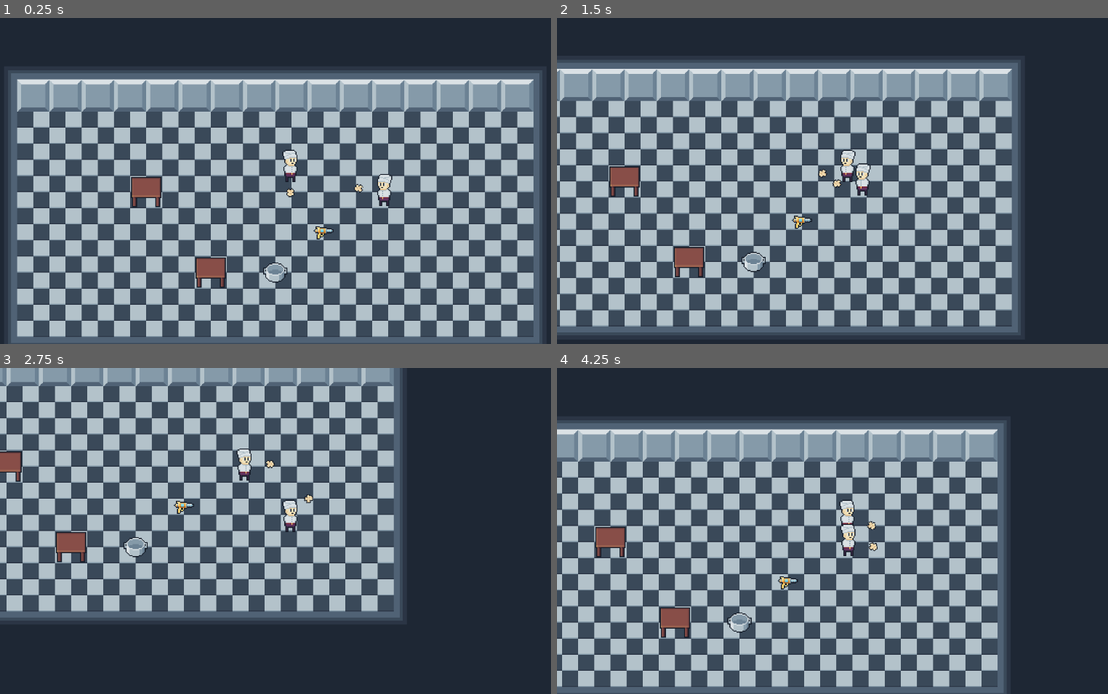
Above: before the commit, frames 1-4 (two rows, left to right).
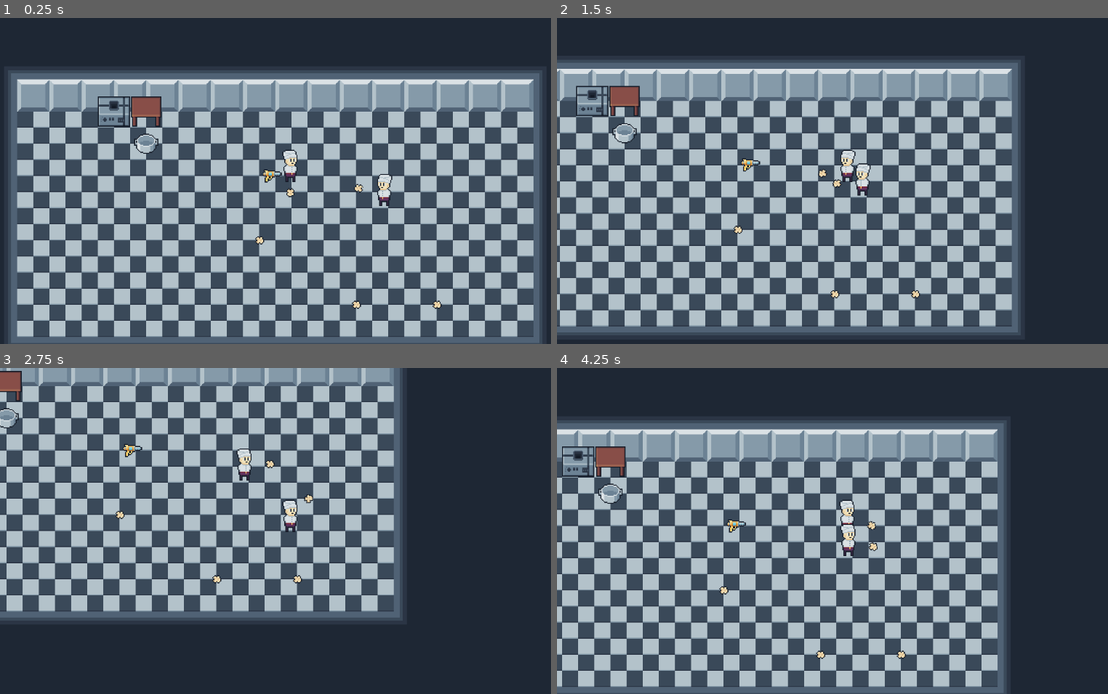
Above: after the commit, the same moments.

Repository: nonamecorn/romancce_macabre
Game: Godot game, scene res://game.tscn
Same seed, same stepped clock (60 frames per second), same inputs: the game is played once before the commit and once after it. The engine's default icon, where the game draws it, is replaced by a stand-in: a white triangle on a blue panel in a dark square.
Inputs (mouse positions are in pixels of both pictures, inside the frame that each line leads up to):
- Up to frame 1 (0.25 s): no input
- Up to frame 2 (1.5 s): tap Enter at 0.5 s; move the mouse to (975, 164) at 0.52 s; hold D (p1_right) 0.53-1.28 s; click (975, 164) at 0.6 s; move the mouse to (733, 197) at 1.27 s; hold S (p1_down) from 1.28 s (still down); click (733, 197) at 1.35 s
- Up to frame 3 (2.75 s): move the mouse to (347, 459) at 2.02 s; release S (p1_down) at 2.03 s; hold D (p1_right) from 2.03 s (still down); right-click (347, 459) at 2.1 s; click (347, 459) at 2.3 s
- Up to frame 4 (4.25 s): move the mouse to (815, 596) at 2.77 s; release D (p1_right) at 2.78 s; hold W (p1_up) 2.78-3.53 s; click (815, 596) at 2.85 s; move the mouse to (1019, 579) at 3.52 s; hold A (p1_left) from 3.53 s (still down); click (1019, 579) at 3.6 s

The runs differ from the first frame. In frame 1, 2.3% of the frame differs, in the area x 17-81%, y 24-90%; in frame 2, 2.3%; in frame 3, 1.6%; in frame 4, 2.3%.

Commit message:
cooking and visual polishing

Diff:
--- a/lvls/map.tscn
+++ b/lvls/map.tscn
@@ -6,7 +6,10 @@
 [ext_resource type="Texture2D" uid="uid://db6ua4a5ndb2t" path="res://img/levels/WallTileSet.png" id="5_04hbb"]
 [ext_resource type="PackedScene" uid="uid://ddov8nv6ibh26" path="res://obj/guns/blaster.tscn" id="5_adog3"]
 [ext_resource type="PackedScene" uid="uid://cwcanfharflmw" path="res://obj/furniture/table.tscn" id="6_04hbb"]
-[ext_resource type="PackedScene" uid="uid://cro5ey07r4fn1" path="res://obj/components/bodies/mother_container.tscn" id="7_b4fcx"]
+[ext_resource type="PackedScene" uid="uid://c737yq40enb7n" path="res://obj/entity/ingredient.tscn" id="8_t03gw"]
+[ext_resource type="Resource" uid="uid://xo8vrqsfle77" path="res://res/ingredients/popcorn.tres" id="9_x02vt"]
+[ext_resource type="PackedScene" uid="uid://dehjv4ikg52cs" path="res://obj/furniture/stove.tscn" id="10_plxmq"]
+[ext_resource type="PackedScene" uid="uid://bkrh617ywrwoe" path="res://obj/containers/pot.tscn" id="10_x02vt"]
 
 [sub_resource type="TileSetAtlasSource" id="TileSetAtlasSource_b4fcx"]
 texture = ExtResource("5_04hbb")
@@ -97,7 +100,8 @@
 
 [sub_resource type="TileSet" id="TileSet_t03gw"]
 tile_size = Vector2i(32, 32)
-physics_layer_0/collision_layer = 1
+physics_layer_0/collision_layer = 9
+physics_layer_0/collision_mask = 9
 terrain_set_0/mode = 1
 terrain_set_0/terrain_0/name = "floor"
 terrain_set_0/terrain_0/color = Color(0.29546833, 0.123340644, 0.11778312, 1)
@@ -129,15 +133,26 @@
 position = Vector2(364, 157)
 moveset = ExtResource("3_pbpib")
 
-[node name="blaster" parent="." instance=ExtResource("5_adog3")]
-z_index = 0
-position = Vector2(304, 184)
+[node name="blaster" parent="." groups=["pickable"] instance=ExtResource("5_adog3")]
+position = Vector2(256, 128)
+
+[node name="corn" parent="." groups=["pickable"] instance=ExtResource("8_t03gw")]
+position = Vector2(240, 192)
+res = ExtResource("9_x02vt")
+
+[node name="corn2" parent="." groups=["pickable"] instance=ExtResource("8_t03gw")]
+position = Vector2(336, 256)
+res = ExtResource("9_x02vt")
+
+[node name="corn3" parent="." groups=["pickable"] instance=ExtResource("8_t03gw")]
+position = Vector2(416, 256)
+res = ExtResource("9_x02vt")
+
+[node name="pot" parent="." groups=["pickable"] instance=ExtResource("10_x02vt")]
+position = Vector2(128, 96)
+
+[node name="stove" parent="." instance=ExtResource("10_plxmq")]
+position = Vector2(96, 80)
 
 [node name="table" parent="." instance=ExtResource("6_04hbb")]
-position = Vector2(128, 144)
-
-[node name="table2" parent="." instance=ExtResource("6_04hbb")]
-position = Vector2(192, 224)
-
-[node name="mother_container" parent="." instance=ExtResource("7_b4fcx")]
-position = Vector2(256, 224)
+position = Vector2(128, 80)
--- a/obj/components/bodies/mother_container.gd
+++ b/obj/components/bodies/mother_container.gd
@@ -1,7 +1,11 @@
 extends Item
 
-var items : Array = []
+class_name IngredientContainer
+
+var ingredients : Array[IngredientRes] = []
 var throw_force := 1000.0
+
+signal ingredients_changed
 
 func _ready() -> void:
 	in_hand.connect(disable)
@@ -13,22 +17,27 @@
 func enable():
 	$input/CollisionShape2D.set_deferred("disabled", false)
 
-func _on_input_body_entered(body: Node2D) -> void:
+func _on_input_area_entered(area: Node2D) -> void:
+	var body = area.get_parent()
 	if body == self: return
-	if body is Item:
+	if body is Ingredient:
 		call_deferred("attach", body)
 
-func attach(body : Item):
-	items.append(body.scene_file_path)
+func attach(body : Ingredient):
+	if body.get_parent().name == "Item": return
+	ingredients.append(body.res)
 	body.queue_free()
+	ingredients_changed.emit()
 
 func use():
-	for item in items:
+	for item in ingredients:
 		call_deferred("throw", item)
+	ingredients_changed.emit()
 
 func throw(item):
-	items.erase(item)
-	var item_inst : Item = load(item).instantiate()
+	ingredients.erase(item)
+	var item_inst : Item = preload("res://obj/entity/ingredient.tscn").instantiate()
+	item_inst.res = item
 	item_inst.global_position = global_position + Vector2.RIGHT.rotated(global_rotation) * 32
 	Main.current_level.add_child(item_inst)
 	item_inst.apply_impulse(Vector2.RIGHT.rotated(global_rotation) * throw_force)
--- a/obj/components/bodies/mother_container.tscn
+++ b/obj/components/bodies/mother_container.tscn
@@ -1,29 +1,41 @@
-[gd_scene load_steps=6 format=3 uid="uid://cro5ey07r4fn1"]
+[gd_scene load_steps=7 format=3 uid="uid://cro5ey07r4fn1"]
 
 [ext_resource type="PackedScene" uid="uid://d4fp7qb4kb8ll" path="res://obj/components/bodies/mother_item.tscn" id="1_5ngv6"]
 [ext_resource type="Script" uid="uid://1y8sq5c8rcog" path="res://obj/components/bodies/mother_container.gd" id="2_2w4cw"]
 [ext_resource type="Texture2D" uid="uid://bk6o06e7lcv3p" path="res://img/items/pot.png" id="3_0eeku"]
 
+[sub_resource type="CircleShape2D" id="CircleShape2D_ogf5k"]
+radius = 14.035668
+
 [sub_resource type="CircleShape2D" id="CircleShape2D_0eeku"]
 radius = 11.0
 
-[sub_resource type="RectangleShape2D" id="RectangleShape2D_5ngv6"]
-size = Vector2(38, 39)
+[sub_resource type="CircleShape2D" id="CircleShape2D_y8y1w"]
+radius = 13.038404
 
 [node name="mother_container" instance=ExtResource("1_5ngv6")]
 script = ExtResource("2_2w4cw")
 
-[node name="CollisionShape2D" parent="." index="0"]
+[node name="input" type="Area2D" parent="." index="0"]
+collision_layer = 0
+collision_mask = 8
+monitorable = false
+
+[node name="CollisionShape2D" type="CollisionShape2D" parent="input" index="0"]
+shape = SubResource("CircleShape2D_ogf5k")
+debug_color = Color(0.75803703, 0.4100939, 0.524701, 0.41960785)
+
+[node name="CollisionShape2D" parent="." index="1"]
 shape = SubResource("CircleShape2D_0eeku")
 
-[node name="Sprite2D" parent="." index="1"]
+[node name="Sprite2D" parent="." index="2"]
 texture = ExtResource("3_0eeku")
 
-[node name="input" type="Area2D" parent="." index="2"]
-collision_layer = 0
-collision_mask = 2
+[node name="Pickable_Area" parent="." index="3"]
+monitoring = false
 
-[node name="CollisionShape2D" type="CollisionShape2D" parent="input" index="0"]
-shape = SubResource("RectangleShape2D_5ngv6")
+[node name="CollisionShape2D" parent="Pickable_Area" index="0"]
+shape = SubResource("CircleShape2D_y8y1w")
+debug_color = Color(0.36464438, 0.6109761, 0.25006577, 0.41960785)
 
-[connection signal="body_entered" from="input" to="." method="_on_input_body_entered"]
+[connection signal="area_entered" from="input" to="." method="_on_input_area_entered"]
--- a/obj/components/bodies/mother_item.tscn
+++ b/obj/components/bodies/mother_item.tscn
@@ -2,8 +2,9 @@
 
 [ext_resource type="Script" uid="uid://b3jqesmvmltlr" path="res://obj/components/bodies/mother_item.gd" id="1_ulkpw"]
 
-[node name="mother_item" type="RigidBody2D" groups=["pickable"]]
+[node name="mother_item" type="RigidBody2D"]
 z_index = 1
+y_sort_enabled = true
 collision_layer = 2
 collision_mask = 3
 gravity_scale = 0.0
@@ -14,3 +15,9 @@
 [node name="CollisionShape2D" type="CollisionShape2D" parent="."]
 
 [node name="Sprite2D" type="Sprite2D" parent="."]
+
+[node name="Pickable_Area" type="Area2D" parent="." groups=["pickable"]]
+collision_layer = 8
+collision_mask = 0
+
+[node name="CollisionShape2D" type="CollisionShape2D" parent="Pickable_Area"]
--- a/obj/components/gunplay/mother_gun.tscn
+++ b/obj/components/gunplay/mother_gun.tscn
@@ -1,10 +1,13 @@
-[gd_scene load_steps=5 format=3 uid="uid://c10xvkfaxkmt4"]
+[gd_scene load_steps=6 format=3 uid="uid://c10xvkfaxkmt4"]
 
 [ext_resource type="PackedScene" uid="uid://d4fp7qb4kb8ll" path="res://obj/components/bodies/mother_item.tscn" id="1_tkfm0"]
 [ext_resource type="Script" uid="uid://c4v6wrnlrpym5" path="res://obj/components/gunplay/mother_gun.gd" id="2_i8erx"]
 [ext_resource type="PackedScene" uid="uid://bs1w6vvok7e7h" path="res://obj/components/gunplay/bang.tscn" id="2_su81a"]
 
 [sub_resource type="CircleShape2D" id="CircleShape2D_0g8w6"]
+
+[sub_resource type="CircleShape2D" id="CircleShape2D_h1nqt"]
+radius = 11.0
 
 [node name="mother_gun" instance=ExtResource("1_tkfm0")]
 script = ExtResource("2_i8erx")
@@ -41,5 +44,9 @@
 [node name="ejector" type="Marker2D" parent="." index="8"]
 gizmo_extents = 5.0
 
+[node name="CollisionShape2D" parent="Pickable_Area" index="0"]
+shape = SubResource("CircleShape2D_h1nqt")
+debug_color = Color(0.4529546, 0.5821412, 0.35380146, 0.41960785)
+
 [connection signal="timeout" from="reload" to="." method="_on_reload_timeout"]
 [connection signal="animation_finished" from="AnimationPlayer" to="." method="_on_animation_player_animation_finished"]
--- /dev/null
+++ b/obj/containers/pot.gd
@@ -0,0 +1,45 @@
+extends IngredientContainer
+
+class_name Pot
+
+@export var recipes : Array[Recipe]
+var current_recipe : Recipe
+var cook_tween : Tween
+
+func matches(recipe : Recipe):
+	return recipe.inputs == ingredients
+
+func _ready() -> void:
+	ingredients_changed.connect(match_recipe)
+
+var heated : bool = false:
+	set(value):
+		heated = value
+		if value:
+			start_cooking()
+		else:
+			pause_cooking()
+
+func match_recipe():
+	pause_cooking()
+	$TextureProgressBar.value = 0.0
+	var recipe_ind = recipes.find_custom(matches)
+	if recipe_ind != -1:
+		print("sa")
+		current_recipe = recipes[recipe_ind]
+		return
+	current_recipe = null
+
+func start_cooking():
+	if !current_recipe: return
+	cook_tween = create_tween()
+	cook_tween.tween_property($TextureProgressBar, "value", 100.0, current_recipe.duration)
+	cook_tween.tween_callback(cooking_finished)
+
+func pause_cooking():
+	if cook_tween:
+		cook_tween.kill()
+
+func cooking_finished():
+	ingredients = current_recipe.outputs
+	match_recipe()
--- /dev/null
+++ b/obj/containers/pot.tscn
@@ -0,0 +1,20 @@
+[gd_scene load_steps=6 format=3 uid="uid://bkrh617ywrwoe"]
+
+[ext_resource type="PackedScene" uid="uid://cro5ey07r4fn1" path="res://obj/components/bodies/mother_container.tscn" id="1_k3oes"]
+[ext_resource type="Script" uid="uid://be2lrghh8p3hv" path="res://obj/containers/pot.gd" id="2_4q4od"]
+[ext_resource type="Script" uid="uid://bviytqsusqyl3" path="res://res_scripts/Recipe.gd" id="3_ccxjv"]
+[ext_resource type="Texture2D" uid="uid://d1f5gn7ekgta4" path="res://img/weapons/Popcorn.png" id="4_acg10"]
+[ext_resource type="Resource" uid="uid://ndgd72s37f1f" path="res://res/recipes/test_recipe.tres" id="4_vgtr3"]
+
+[node name="pot" instance=ExtResource("1_k3oes")]
+script = ExtResource("2_4q4od")
+recipes = Array[ExtResource("3_ccxjv")]([ExtResource("4_vgtr3")])
+
+[node name="TextureProgressBar" type="TextureProgressBar" parent="." index="3"]
+offset_left = -16.0
+offset_top = -54.0
+offset_right = 24.0
+offset_bottom = -14.0
+step = 0.1
+fill_mode = 4
+texture_progress = ExtResource("4_acg10")
--- /dev/null
+++ b/obj/entity/ingredient.gd
@@ -0,0 +1,12 @@
+extends Item
+
+class_name Ingredient
+
+@export var res : IngredientRes
+
+func _ready() -> void:
+	$Sprite2D.texture = res.texture
+
+func use():
+	#regen_health
+	pass
--- /dev/null
+++ b/obj/entity/ingredient.tscn
@@ -0,0 +1,21 @@
+[gd_scene load_steps=5 format=3 uid="uid://c737yq40enb7n"]
+
+[ext_resource type="PackedScene" uid="uid://d4fp7qb4kb8ll" path="res://obj/components/bodies/mother_item.tscn" id="1_ajgg6"]
+[ext_resource type="Script" uid="uid://v5uk8rgqjtxq" path="res://obj/entity/ingredient.gd" id="2_efotu"]
+
+[sub_resource type="CircleShape2D" id="CircleShape2D_efotu"]
+radius = 13.038404
+
+[sub_resource type="CircleShape2D" id="CircleShape2D_rcpbm"]
+radius = 14.142136
+
+[node name="ingredient_base" instance=ExtResource("1_ajgg6")]
+script = ExtResource("2_efotu")
+res = null
+
+[node name="CollisionShape2D" parent="." index="0"]
+shape = SubResource("CircleShape2D_efotu")
+
+[node name="CollisionShape2D" parent="Pickable_Area" index="0"]
+shape = SubResource("CircleShape2D_rcpbm")
+debug_color = Color(0.36771843, 0.597749, 0.43100452, 0.41960785)
--- a/obj/entity/player.tscn
+++ b/obj/entity/player.tscn
@@ -26,6 +26,7 @@
 [sub_resource type="CircleShape2D" id="CircleShape2D_ddxsi"]
 
 [node name="Player" instance=ExtResource("1_swto2")]
+collision_layer = 2
 script = ExtResource("2_em4cg")
 moveset = ExtResource("3_go1b0")
 
@@ -52,7 +53,13 @@
 
 [node name="Area2D" type="Area2D" parent="Hand/Handmarker" index="1"]
 collision_layer = 0
-collision_mask = 2
+collision_mask = 8
+monitorable = false
 
 [node name="CollisionShape2D" type="CollisionShape2D" parent="Hand/Handmarker/Area2D" index="0"]
 shape = SubResource("CircleShape2D_ddxsi")
+
+[node name="Item" type="Node2D" parent="Hand/Handmarker" index="2"]
+
+[node name="CollisionShape2D" parent="Pusher" index="0"]
+debug_color = Color(0.22390246, 0.6067969, 0.55894727, 0.05882353)
--- a/obj/entity/playerhand.gd
+++ b/obj/entity/playerhand.gd
@@ -3,40 +3,44 @@
 @export var player : CharacterBody2D
 
 @export var throw_force = 1000
-var has_item = false
 var item : RigidBody2D
 
 func _process(delta: float) -> void:
 	super(delta)
 	if Input.is_action_just_pressed(player.moveset.pick):
 		#print("dsgsf")
-		if !has_item:
+		if !has_item():
 			pick_up()
 		else:
 			throw()
 	if Input.is_action_just_pressed(player.moveset.use):
-		if has_item:
+		if has_item():
 			item.use()
 	if Input.is_action_just_released(player.moveset.use):
-		if has_item:
+		if has_item():
 			item.stop_use()
 func throw():
 	#Main.current_level get_tree().current_scene
 	item.out_hand.emit()
 	item.reparent(Main.current_level)
+	item.scale.y = 1
 	item.freeze = false
 	item.apply_impulse(($Handmarker.global_position - global_position).normalized() * throw_force)
 	item = null
-	has_item = false
 
 func pick_up():
-	for body in $Handmarker/Area2D.get_overlapping_bodies():
-		if body.is_in_group("pickable"):
-			has_item = true
+	for area in $Handmarker/Area2D.get_overlapping_areas():
+		if area.is_in_group("pickable"):
+			var body = area.get_parent()
+			body.reparent($Handmarker/Item)
 			body.in_hand.emit()
 			body.freeze = true
+			if flipped:
+				body.scale.y = scale.y * -1
 			body.global_position = $Handmarker.global_position
-			body.reparent($Handmarker)
-			body.rotation = 0.0
+			body.global_rotation = global_rotation
 			item = body
 			return
+
+func has_item():
+	return $Handmarker/Item.get_child_count() == 1
--- a/obj/furniture/cooking_station_one.gd
+++ b/obj/furniture/cooking_station_one.gd
@@ -1,17 +1,30 @@
 extends StaticBody2D
 
-var item : Item
+class_name Station
 
-func _on_input_body_entered(body: Node2D) -> void:
+var item : Item = null
+@export var offset : Vector2 = Vector2(0, -24)
+
+signal item_changed
+
+func _on_input_area_entered(area: Area2D) -> void:
+	var body = area.get_parent()
 	if body is Item:
 		call_deferred("attach", body)
 
 func attach(body : Item):
+	if item or body.get_parent().name == "Item": return
+	item = body
 	body.freeze = true
-	body.global_position = global_position
-	item = body
+	body.global_position = global_position + offset
+	body.global_rotation = 0.0
+	item_changed.emit()
+	#await  get_tree().physics_frame
 
 
-func _on_input_body_exited(body: Node2D) -> void:
+
+func _on_input_area_exited(area: Area2D) -> void:
+	var body = area.get_parent()
 	if body == item:
-		item == null
+		item = null
+		item_changed.emit()
--- a/obj/furniture/cooking_station_one.tscn
+++ b/obj/furniture/cooking_station_one.tscn
@@ -1,31 +1,33 @@
-[gd_scene load_steps=5 format=3 uid="uid://wr631gr8wuiw"]
+[gd_scene load_steps=4 format=3 uid="uid://wr631gr8wuiw"]
 
 [ext_resource type="Script" uid="uid://bvx8fpqot22wy" path="res://obj/furniture/cooking_station_one.gd" id="1_4cqxw"]
-[ext_resource type="Texture2D" uid="uid://b1dns23fsd240" path="res://icon.svg" id="1_t7xp3"]
 
 [sub_resource type="RectangleShape2D" id="RectangleShape2D_t7xp3"]
-size = Vector2(38, 39)
+size = Vector2(32, 32)
 
 [sub_resource type="RectangleShape2D" id="RectangleShape2D_4cqxw"]
-size = Vector2(32, 32)
+size = Vector2(28, 28)
 
-[node name="cooking_station" type="StaticBody2D"]
+[node name="mother_cooking_station" type="StaticBody2D"]
+y_sort_enabled = true
+collision_mask = 2
 script = ExtResource("1_4cqxw")
 
 [node name="Sprite2D" type="Sprite2D" parent="."]
-texture = ExtResource("1_t7xp3")
-region_enabled = true
+offset = Vector2(0, -16)
 region_rect = Rect2(32, 32, 32, 32)
 
 [node name="input" type="Area2D" parent="."]
+position = Vector2(0, -16)
 collision_layer = 0
-collision_mask = 2
+collision_mask = 8
 
 [node name="CollisionShape2D" type="CollisionShape2D" parent="input"]
 shape = SubResource("RectangleShape2D_t7xp3")
 
 [node name="CollisionShape2D" type="CollisionShape2D" parent="."]
+position = Vector2(0, -16)
 shape = SubResource("RectangleShape2D_4cqxw")
 
-[connection signal="body_entered" from="input" to="." method="_on_input_body_entered"]
-[connection signal="body_exited" from="input" to="." method="_on_input_body_exited"]
+[connection signal="area_entered" from="input" to="." method="_on_input_area_entered"]
+[connection signal="area_exited" from="input" to="." method="_on_input_area_exited"]
--- /dev/null
+++ b/obj/furniture/stove.gd
@@ -0,0 +1,8 @@
+extends Station
+
+func _ready() -> void:
+	item_changed.connect(heat)
+
+func heat():
+	if item is Pot:
+		item.heated = true
--- /dev/null
+++ b/obj/furniture/stove.tscn
@@ -0,0 +1,11 @@
+[gd_scene load_steps=4 format=3 uid="uid://dehjv4ikg52cs"]
+
+[ext_resource type="PackedScene" uid="uid://wr631gr8wuiw" path="res://obj/furniture/cooking_station_one.tscn" id="1_r2xep"]
+[ext_resource type="Script" uid="uid://b4v4uvt7w2wwh" path="res://obj/furniture/stove.gd" id="2_v2j5d"]
+[ext_resource type="Texture2D" uid="uid://c6d2gt6vs1wld" path="res://img/levels/Stove.png" id="2_wtdm3"]
+
+[node name="stove" instance=ExtResource("1_r2xep")]
+script = ExtResource("2_v2j5d")
+
+[node name="Sprite2D" parent="." index="0"]
+texture = ExtResource("2_wtdm3")
--- /dev/null
+++ b/res/ingredients/corn.tres
@@ -0,0 +1,10 @@
+[gd_resource type="Resource" script_class="Ingredient" load_steps=3 format=3 uid="uid://ddpiitpjty5uw"]
+
+[ext_resource type="Script" uid="uid://bsjox2yixf52y" path="res://res_scripts/Ingredient.gd" id="1_vi5rg"]
+[ext_resource type="Texture2D" uid="uid://vcreax2klfli" path="res://img/bodies/enemies/Corn.png" id="2_wjwfc"]
+
+[resource]
+script = ExtResource("1_vi5rg")
+name = "Corn"
+texture = ExtResource("2_wjwfc")
+metadata/_custom_type_script = "uid://bsjox2yixf52y"
--- /dev/null
+++ b/res/ingredients/popcorn.tres
@@ -0,0 +1,10 @@
+[gd_resource type="Resource" script_class="Ingredient" load_steps=3 format=3 uid="uid://xo8vrqsfle77"]
+
+[ext_resource type="Script" uid="uid://bsjox2yixf52y" path="res://res_scripts/Ingredient.gd" id="1_ig3d7"]
+[ext_resource type="Texture2D" uid="uid://d1f5gn7ekgta4" path="res://img/weapons/Popcorn.png" id="2_hx25q"]
+
+[resource]
+script = ExtResource("1_ig3d7")
+name = "Popcorn"
+texture = ExtResource("2_hx25q")
+metadata/_custom_type_script = "uid://bsjox2yixf52y"
--- /dev/null
+++ b/res/recipes/test_recipe.tres
@@ -0,0 +1,13 @@
+[gd_resource type="Resource" script_class="Recipe" load_steps=5 format=3 uid="uid://ndgd72s37f1f"]
+
+[ext_resource type="Script" uid="uid://bsjox2yixf52y" path="res://res_scripts/Ingredient.gd" id="1_eb4ln"]
+[ext_resource type="Script" uid="uid://bviytqsusqyl3" path="res://res_scripts/Recipe.gd" id="2_kcptn"]
+[ext_resource type="Resource" uid="uid://xo8vrqsfle77" path="res://res/ingredients/popcorn.tres" id="2_sbugo"]
+[ext_resource type="Resource" uid="uid://ddpiitpjty5uw" path="res://res/ingredients/corn.tres" id="3_xxinq"]
+
+[resource]
+script = ExtResource("2_kcptn")
+inputs = Array[ExtResource("1_eb4ln")]([ExtResource("2_sbugo"), ExtResource("2_sbugo"), ExtResource("2_sbugo")])
+outputs = Array[ExtResource("1_eb4ln")]([ExtResource("3_xxinq")])
+duration = 3.0
+metadata/_custom_type_script = "uid://bviytqsusqyl3"
--- /dev/null
+++ b/res_scripts/Ingredient.gd
@@ -0,0 +1,6 @@
+extends Resource
+
+class_name IngredientRes
+
+@export var name : String
+@export var texture : Texture
--- a/res_scripts/Recipe.gd
+++ b/res_scripts/Recipe.gd
@@ -1 +1,7 @@
 extends Resource
+
+class_name Recipe
+
+@export var inputs : Array[IngredientRes]
+@export var outputs : Array[IngredientRes]
+@export var duration : float = 1.0
Not shown: 1 places in lvls/map.tscn that only renumber resources
Not shown, added: obj/containers/pot.gd.uid
Not shown, added: obj/entity/ingredient.gd.uid
Not shown, added: obj/furniture/stove.gd.uid
Not shown, added: res_scripts/Ingredient.gd.uid
